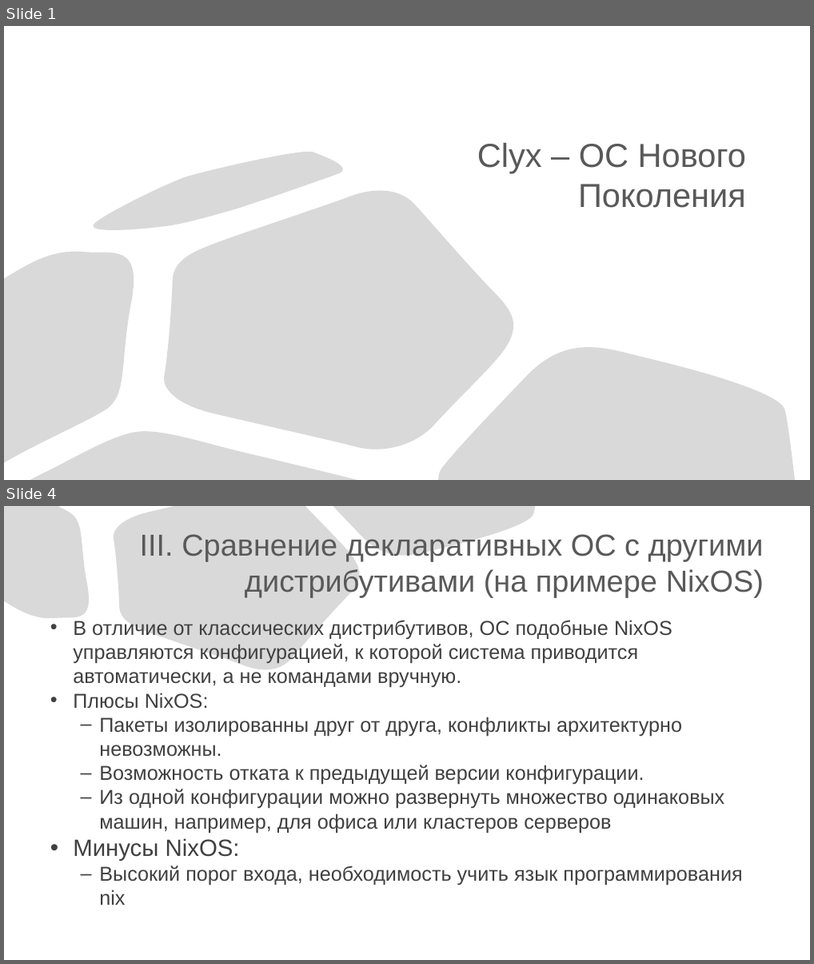
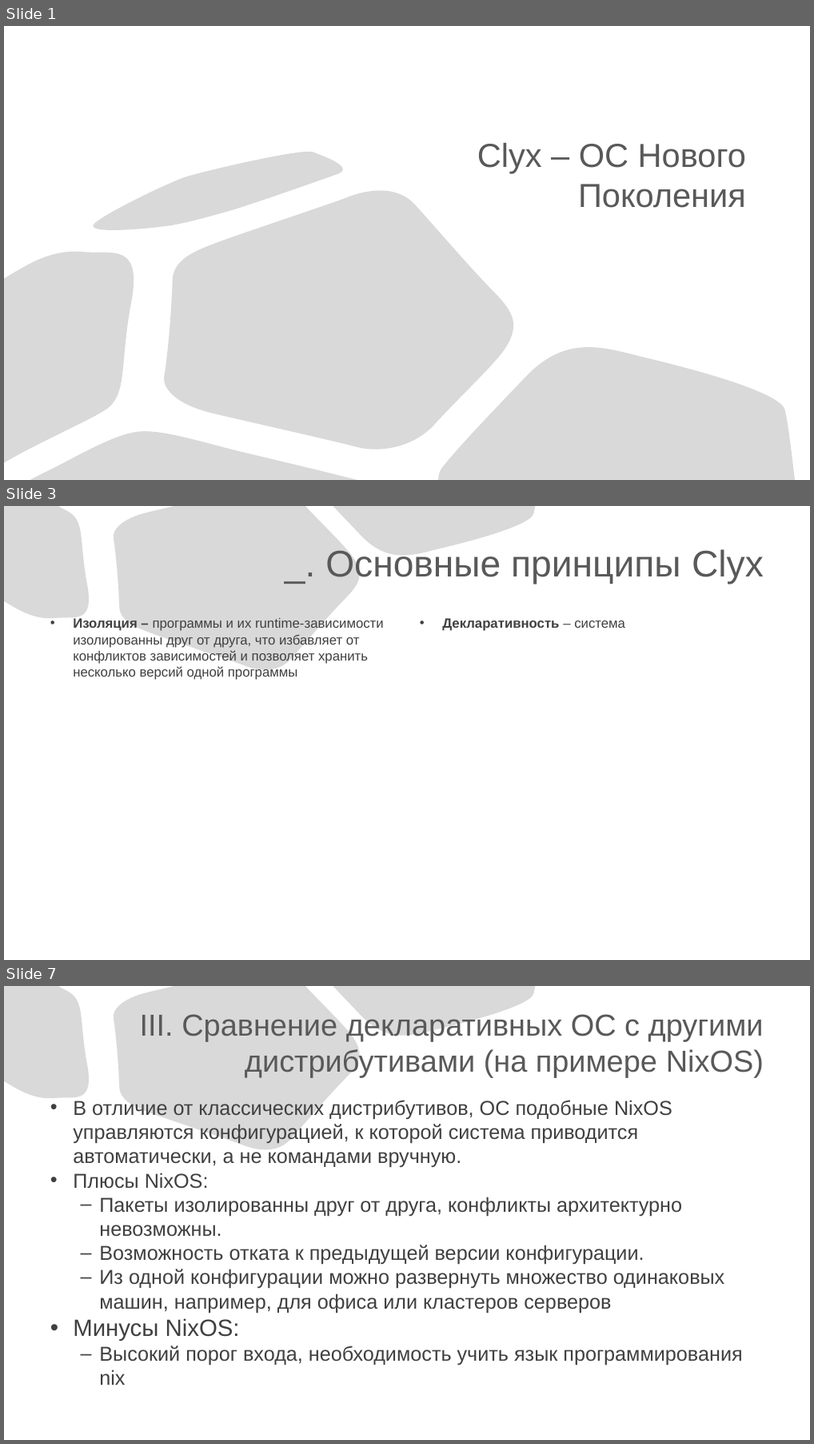
Before and after one commit to slawacats/clyx, a slide deck: ClyxOS.pptx. Shown one above the other, each under a label of ours: slides 1 and 4 before the commit, slides 1, 3 and 7 after it; the slides between them are not shown. The pictures are 814x964 and 814x1444 pixels, drawn with LibreOffice and Linux fonts; fonts in the diff are those of the drawing. Boxes give left, top, right and bottom in pixels: in the first picture for what was removed or moved away, otherwise in the second. Text is boxed around its words. In the diff, an @@ line names an element or a change of style, - is before the commit and + after.

```diff
--- a/ClyxOS.pptx
+++ b/ClyxOS.pptx
@@ slide 3 added at box(4, 506, 810, 960), background #FFFFFF; not listed: 3 template elements that a slide beside it also shows @@
@@ title added at box(326, 549, 764, 584), 44 pt, text #595959 @@
+_. Основные принципы Clyx
@@ text added at box(73, 618, 384, 680), 16 pt, text #404040 @@
+• Изоляция – программы и их runtime-зависимости изолированны друг от друга, что избавляет от конфликтов зависимостей и позволяет хранить несколько версий одной программы
@@ text added at box(442, 618, 626, 631), 16 pt, text #404040, bold @@
+• Декларативность – система
@@ what was slide 4 is now slide 7 @@
```
Also in this commit, not shown: 2 slides changed, 2 other slides added.
